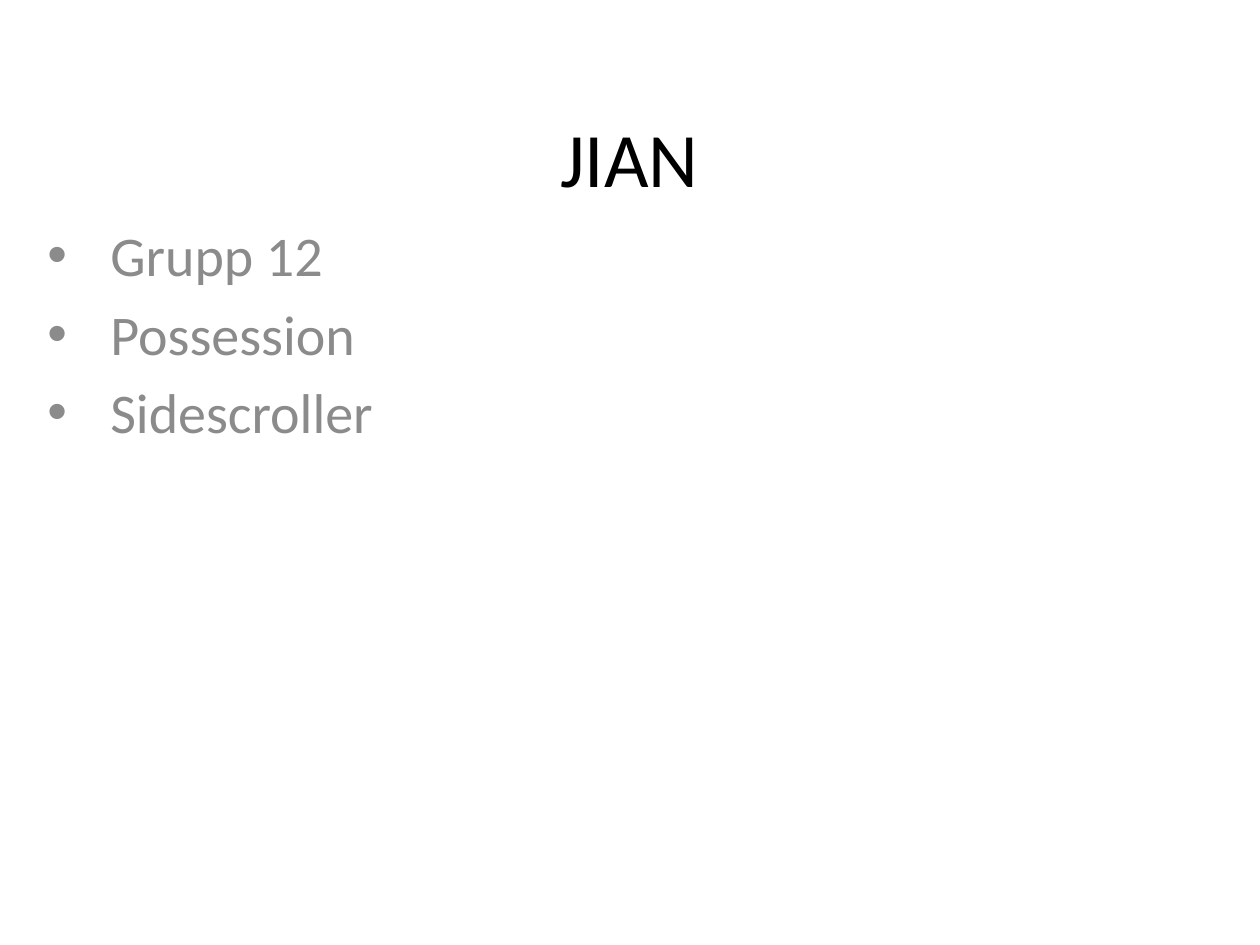
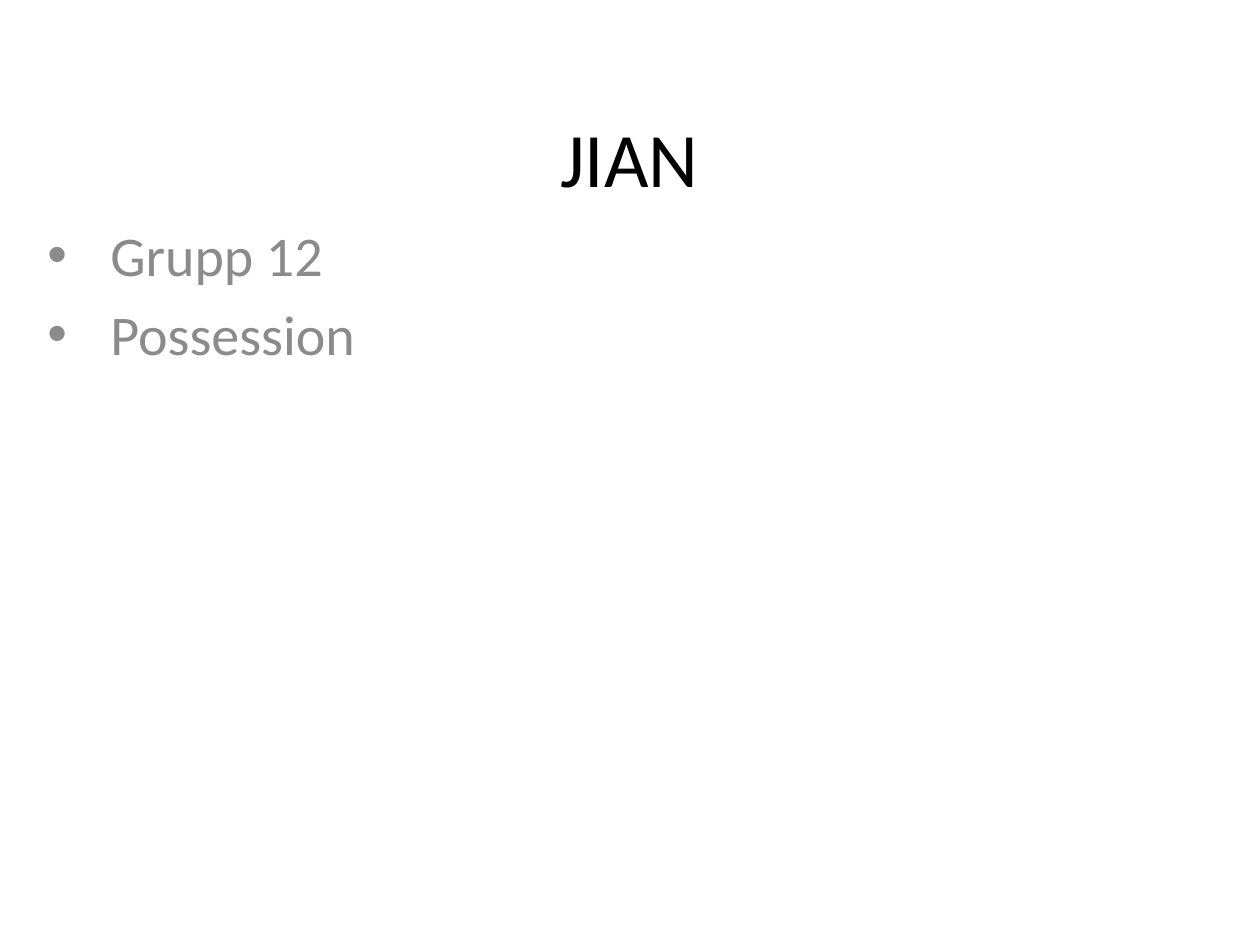
Before and after one commit to Picopic/Possession, a slide deck: slide 1 of Beta/Betapresentation.pptx. Drawn at 1260x945 pixels with LibreOffice and Linux fonts; fonts in the diff are those of the drawing. Boxes give left, top, right and bottom in pixels: in the first picture for what was removed or moved away, otherwise in the second. Text is boxed around its words. In the diff, an @@ line names an element or a change of style, - is before the commit and + after.

```diff
--- a/Beta/Betapresentation.pptx
+++ b/Beta/Betapresentation.pptx
@@ subtitle at [110,394,372,434]: paragraph removed @@
-• Sidescroller
```
Also in this commit, not shown: 6 other files.
